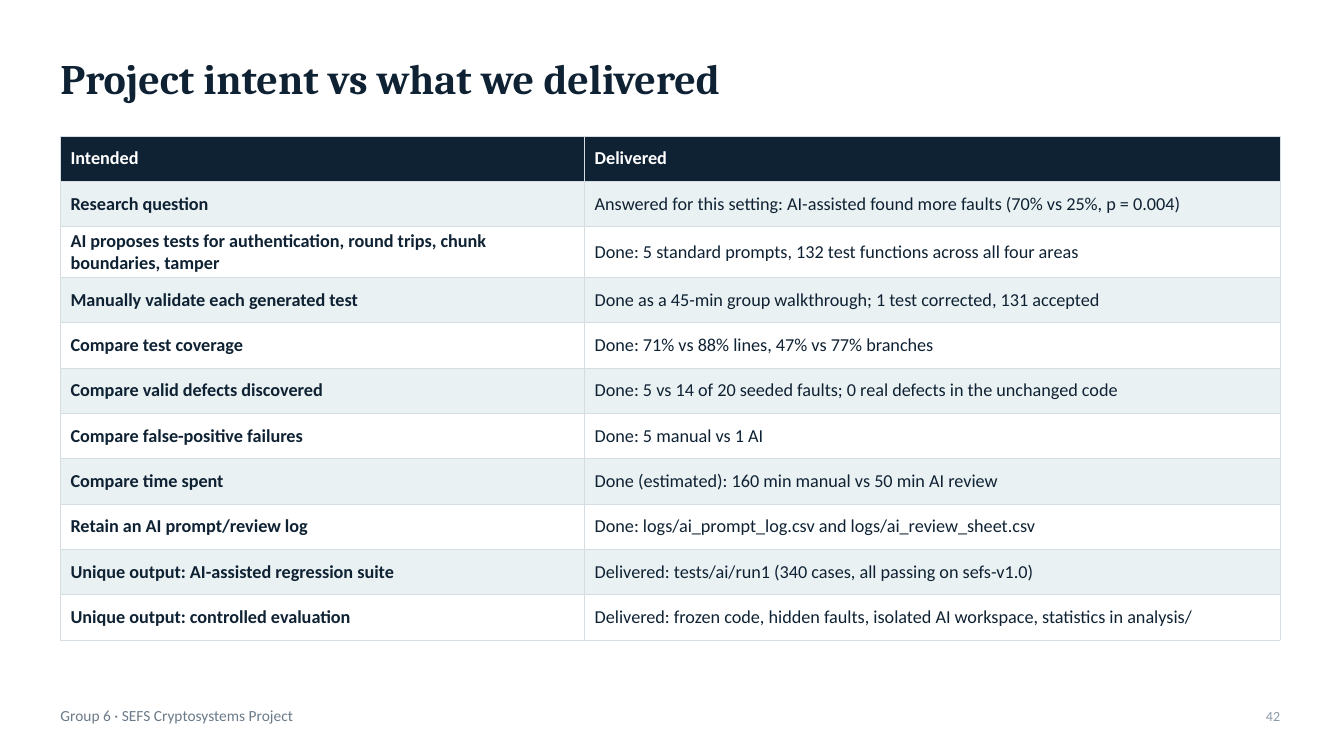
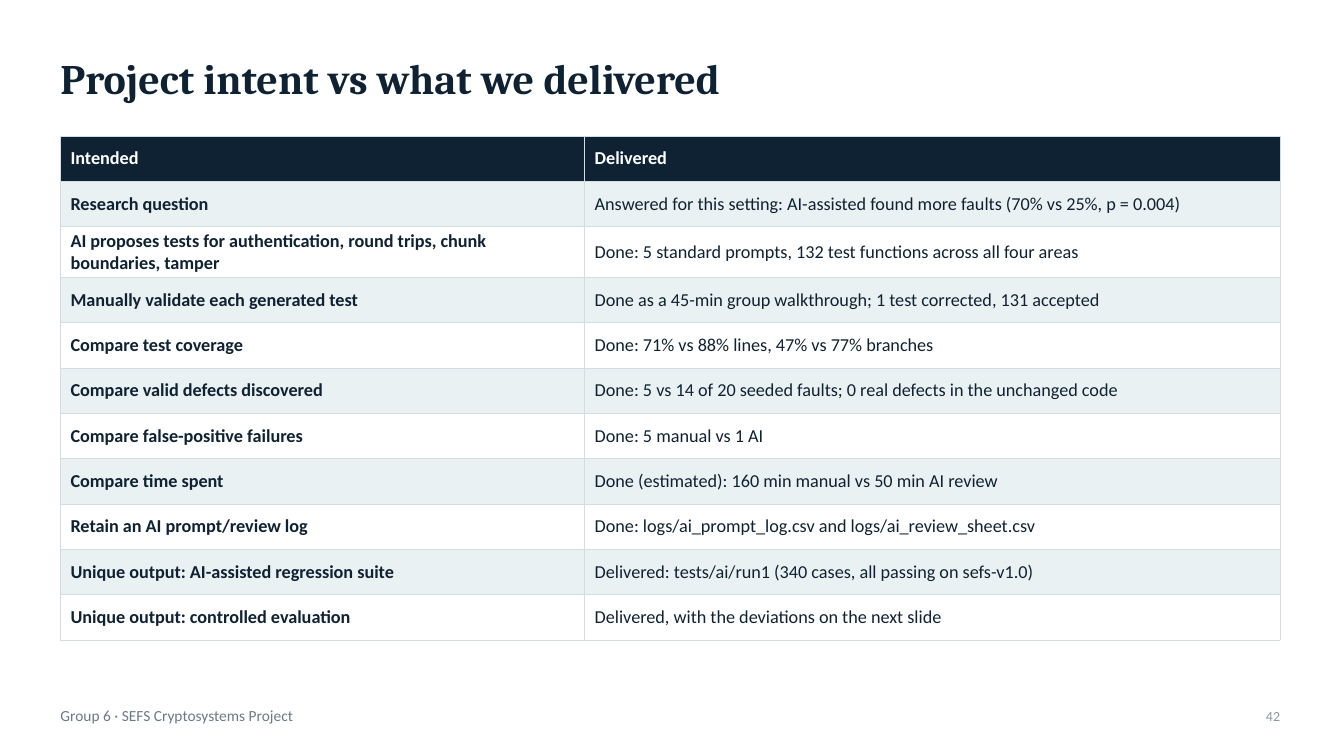
Before and after one commit to erotufelixpascal/SEFS-Cryptosystems-Assignment2, a slide deck: slide 42 of slides/Group 6 SEFS Progress v9.pptx. Drawn at 1344x756 pixels with LibreOffice and Linux fonts; fonts in the diff are those of the drawing. Boxes give left, top, right and bottom in pixels: in the first picture for what was removed or moved away, otherwise in the second. Text is boxed around its words. In the diff, an @@ line names an element or a change of style, - is before the commit and + after.

```diff
--- a/slides/Group 6 SEFS Progress v9.pptx
+++ b/slides/Group 6 SEFS Progress v9.pptx
@@ table at bbox=[60, 136, 1280, 630] @@
-row 11, column 2: Delivered: frozen code, hidden faults, isolated AI workspace, statistics in analysis/
+row 11, column 2: Delivered, with the deviations on the next slide
```
Also in this commit, not shown: 32 other slides changed, 7 other files.
